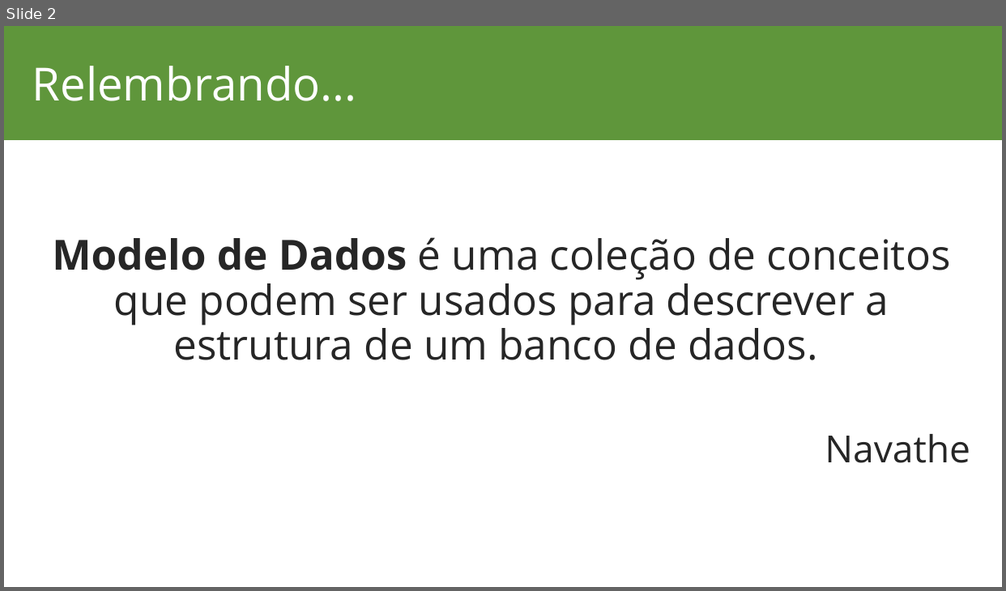
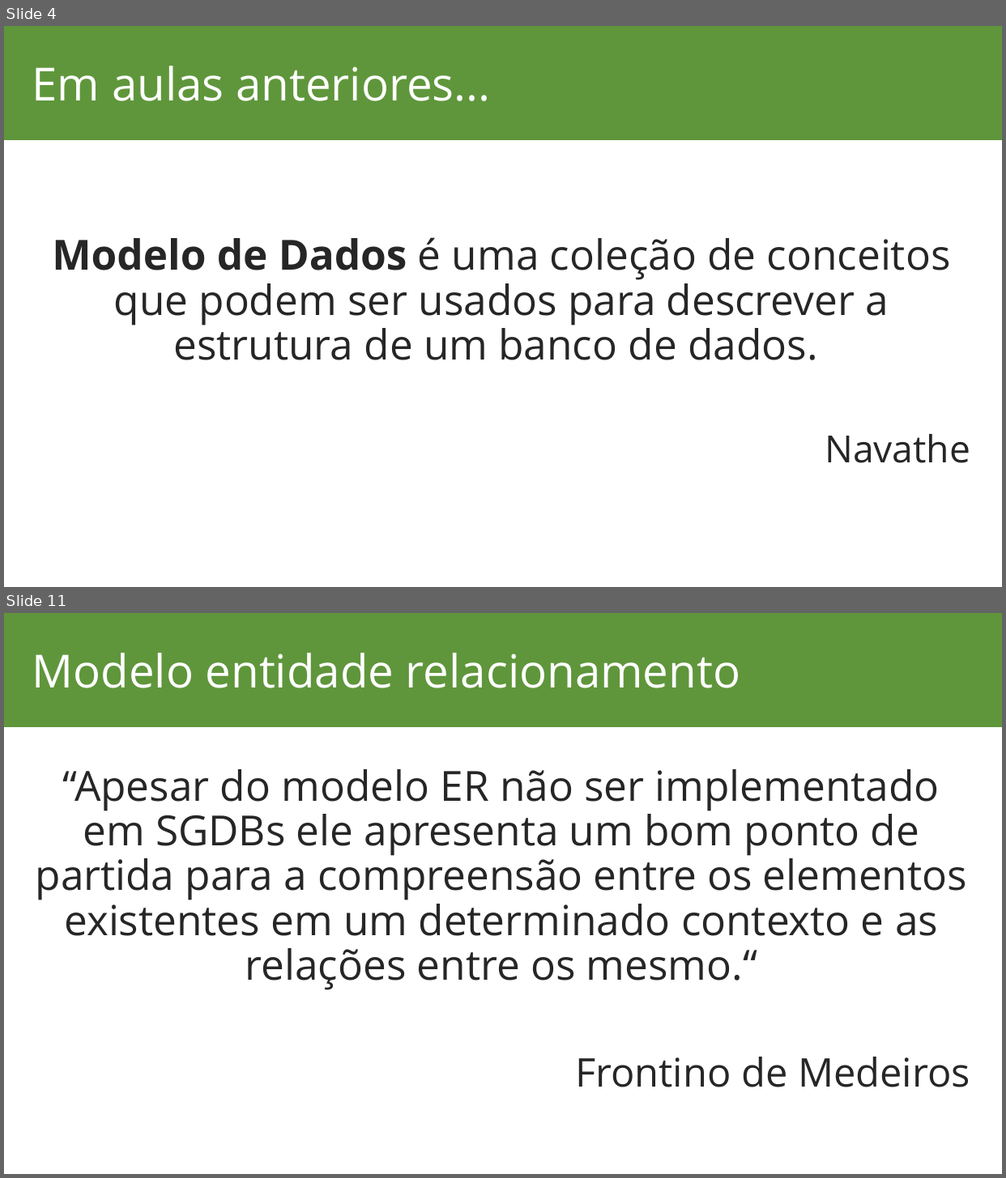
Before and after one commit to lucassoaresaraujo/aulas, a slide deck: Banco de Dados/Banco de Dados.pptx. Shown one above the other, each under a label of ours: slide 2 before the commit, slides 4 and 11 after it; the slides between them are not shown. The pictures are 1006x591 and 1006x1178 pixels, drawn with LibreOffice and Linux fonts; fonts in the diff are those of the drawing; background and template pictures are left out. Boxes give left, top, right and bottom in pixels: in the first picture for what was removed or moved away, otherwise in the second. Text is boxed around its words. In the diff, an @@ line names an element or a change of style, - is before the commit and + after.

```diff
--- a/Banco de Dados/Banco de Dados.pptx
+++ b/Banco de Dados/Banco de Dados.pptx
@@ slide 11 added at bbox=[4, 613, 1002, 1174], background #FFFFFF; not listed: 1 template element that a slide beside it also shows @@
@@ title added at bbox=[32, 653, 740, 688], 44 pt, text #FFFFFF @@
+Modelo entidade relacionamento
@@ text added at bbox=[36, 769, 970, 1088], 40 pt, text #262626 @@
+“Apesar do modelo ER não ser implementado em SGDBs ele apresenta um bom ponto de partida para a compreensão entre os elementos existentes em um determinado contexto e as relações entre os mesmo.“
+Frontino de Medeiros
@@ what was slide 2 is now slide 4 @@
@@ slide 4 changed as well @@
@@ title at bbox=[32, 66, 491, 101]: text changed @@
-Relembrando...
+Em aulas anteriores...
```
Also in this commit, not shown: 1 other slide changed, 14 other slides added, 1 slide removed, 8 other files.
